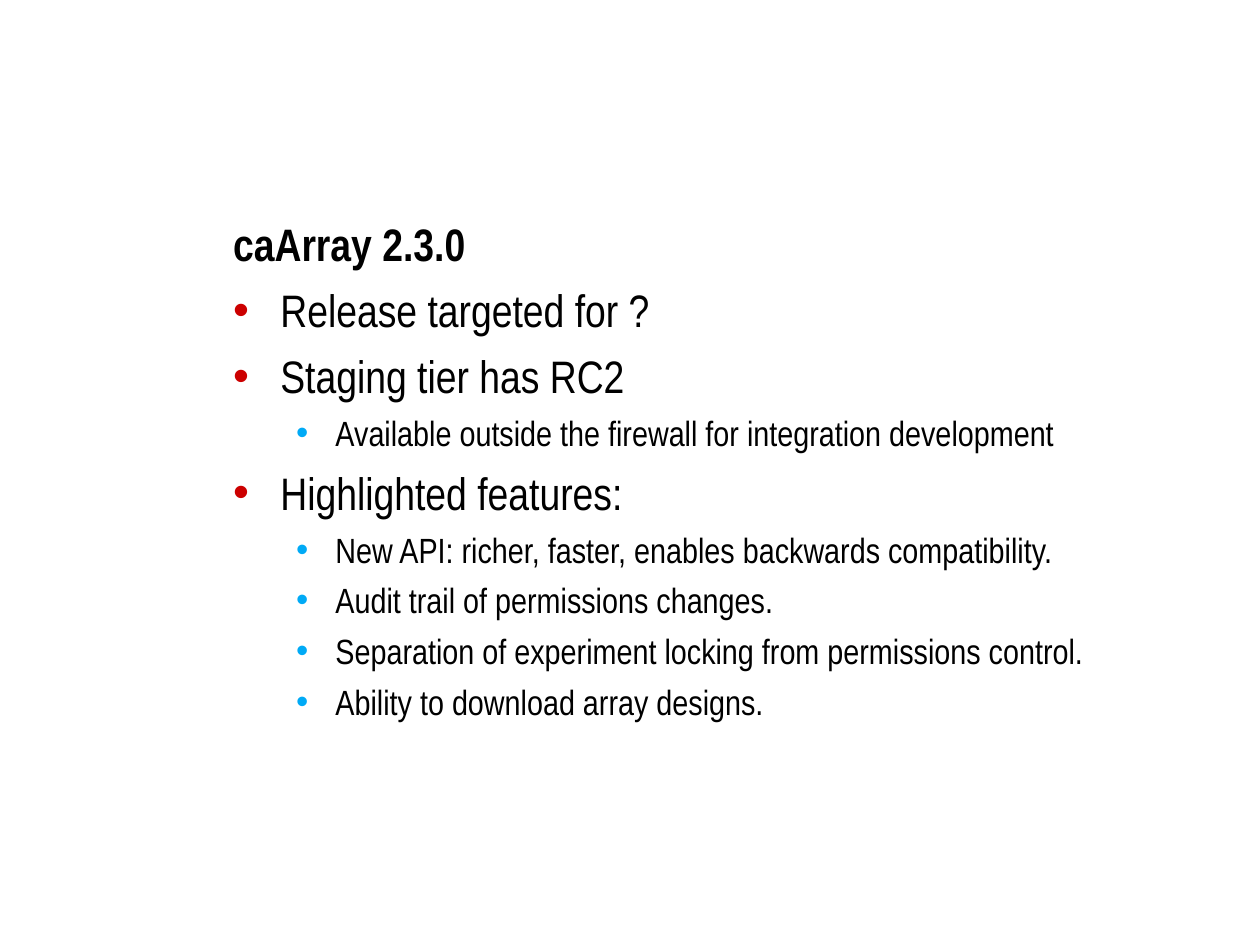
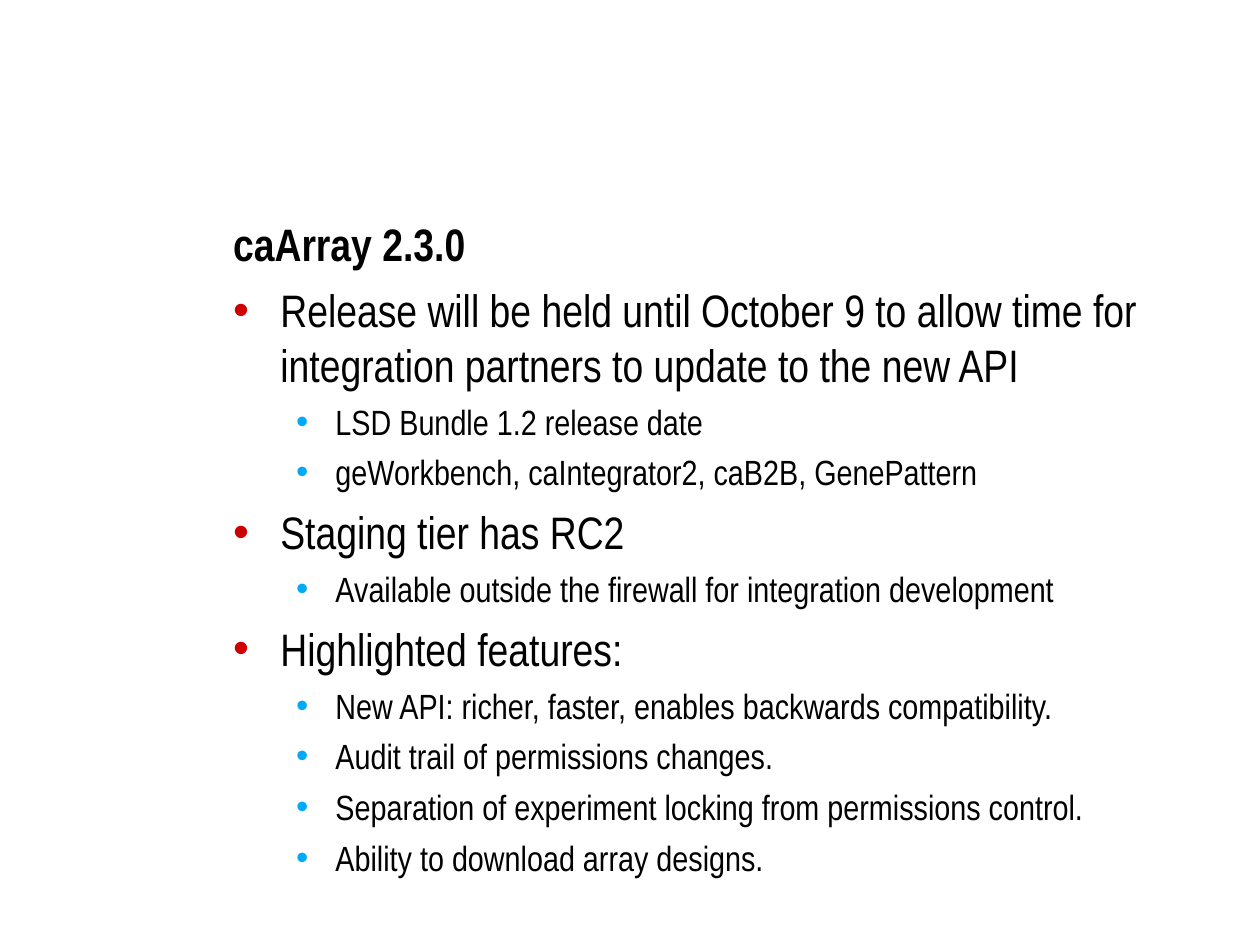
Before and after one commit to NCIP/caarray-docs, a slide deck: slide 3 of project_management/open_meetings/caArray User Community Meeting 2009.08.05.ppt. Drawn at 1260x945 pixels with LibreOffice and Linux fonts; fonts in the diff are those of the drawing; background and template pictures are left out. Boxes give left, top, right and bottom in pixels: in the first picture for what was removed or moved away, otherwise in the second. Text is boxed around its words. In the diff, an @@ line names an element or a change of style, - is before the commit and + after.

Commit message:
Added information on release date

```diff
--- a/project_management/open_meetings/caArray User Community Meeting 2009.08.05.ppt
+++ b/project_management/open_meetings/caArray User Community Meeting 2009.08.05.ppt
@@ text at <box>280,294,1136,493</box>: text changed @@
-• Release targeted for ?
+• Release will be held until October 9 to allow time for integration partners to update to the new API
+  • LSD Bundle 1.2 release date
+  • geWorkbench, caIntegrator2, caB2B, GenePattern
```
